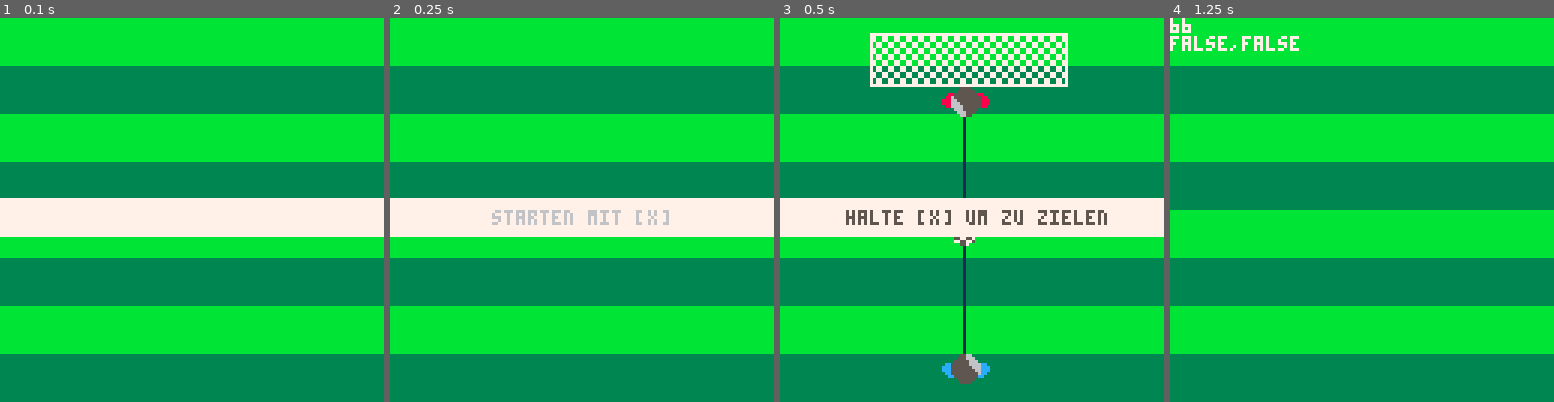
Above: before the commit, frames 1-4 (left to right).
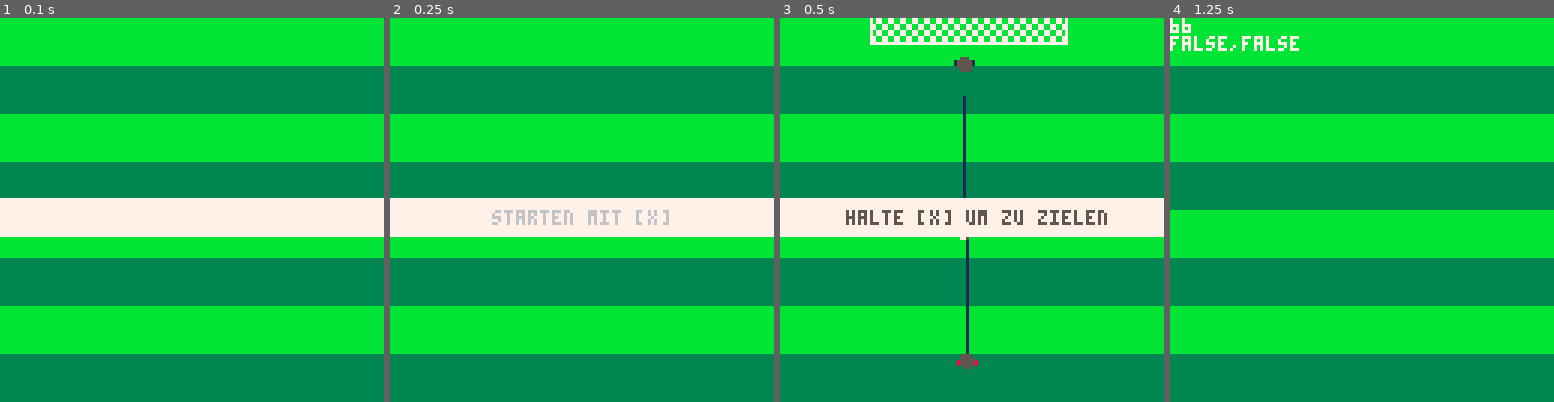
Above: after the commit, the same moments.

Repository: zothynine/torchance
Game: PICO-8 cartridge elfmeter.p8
The game is run twice, just before and just after one commit, with the same random seed, the same clock (stepped at 60 frames per second) and the same inputs.
Inputs:
- Up to frame 1 (0.1 s): no input
- Up to frame 2 (0.25 s): no input
- Up to frame 3 (0.5 s): tap X (X key) at 0.33 s
- Up to frame 4 (1.25 s): tap X (X key) at 1.07 s

Frames 1-2 are identical in both runs. In frame 3, 6.3% of the frame differs, in the area x 23-75%, y 0-96%; in frame 4, nothing differs.

Commit message:
Smaller ball smaller sprites

Diff:
--- a/elfmeter.p8
+++ b/elfmeter.p8
@@ -25,9 +25,9 @@
 
 function draw_goal_top()
 	fillp(0b0011001111001100.1)
-	rectfill(30,5,95,22,0x07)
+	rectfill(30,-1,95,8,0x07)
 	fillp()
-	rect(30,5,95,22,7)
+	rect(30,-1,95,8,7)
 end
 
 --juicyness
@@ -106,19 +106,19 @@
 function draw_aim()
 	cls()
 	draw_field()
-	--aiming line
-	line(aim_x-1,26,player.x+7,117,1)
 	--goal top
 	draw_goal_top()
+	--aiming line
+	line(aim_x-1,26,player.x+3,player.y+3,1)
 	--ball
 	fillp(4+8+64+128+ 	256+512+4096+8192)
-	circfill(61,71,4,0x57)
+	circfill(61,71,2,0x57)
 	fillp()
 	--player
-	spr(1,player.x,player.y,2,2)
-	pal(12,8)
+	spr(1,player.x,player.y,1,1)
+	pal(8,1)
 	--goalie
-	spr(1,54,20,2,2,1,1)
+	spr(1,49,2,2,2,1,1)
 	pal()
 
 	--show aiming hint
@@ -178,8 +178,8 @@
 	kicking = {}
 	aiming = {}
 	hint = {}
-	player.x = 54
-	player.y = 109
+	player.x = 59
+	player.y = 112
 	aiming.direction = -1
 	aiming.started = false
 	aiming.ended = false
@@ -195,19 +195,14 @@
 end
 
 __gfx__
+000000000555500000000000000000000000000000000000000000000000000000000000000000000000000000000000000000000000000033333333bbbbbbbb
+000000000555550000000000000000000000000000000000000000000000000000000000000000000000000000000000000000000000000033333333bbbbbbbb
+007007008555558000000000000000000000000000000000000000000000000000000000000000000000000000000000000000000000000033333333bbbbbbbb
+000770008555558000000000000000000000000000000000000000000000000000000000000000000000000000000000000000000000000033333333bbbbbbbb
+000770000055500000000000000000000000000000000000000000000000000000000000000000000000000000000000000000000000000033333333bbbbbbbb
+007007000000000000000000000000000000000000000000000000000000000000000000000000000000000000000000000000000000000033333333bbbbbbbb
 000000000000000000000000000000000000000000000000000000000000000000000000000000000000000000000000000000000000000033333333bbbbbbbb
 000000000000000000000000000000000000000000000000000000000000000000000000000000000000000000000000000000000000000033333333bbbbbbbb
-007007000000000000000000000000000000000000000000000000000000000000000000000000000000000000000000000000000000000033333333bbbbbbbb
-000770000000005566000000000000000000000000000000000000000000000000000000000000000000000000000000000000000000000033333333bbbbbbbb
-000770000000055566600000000000000000000000000000000000000000000000000000000000000000000000000000000000000000000033333333bbbbbbbb
-007007000000555556660000000000000000000000000000000000000000000000000000000000000000000000000000000000000000000033333333bbbbbbbb
-000000000cc5555556666cc0000000000000000000000000000000000000000000000000000000000000000000000000000000000000000033333333bbbbbbbb
-00000000ccc5555555666ccc000000000000000000000000000000000000000000000000000000000000000000000000000000000000000033333333bbbbbbbb
-00000000ccc5555555566ccc00000000000000000000000000000000000000000000000000000000000000000000000000000000000000000000000000000000
-000000000cc5555555556cc000000000000000000000000000000000000000000000000000000000000000000000000000000000000000000000000000000000
-0000000000cc55555555cc0000000000000000000000000000000000000000000000000000000000000000000000000000000000000000000000000000000000
-00000000000005555550000000000000000000000000000000000000000000000000000000000000000000000000000000000000000000000000000000000000
-00000000000000555500000000000000000000000000000000000000000000000000000000000000000000000000000000000000000000000000000000000000
 __map__
 0f0f0f0f0f0f0f0f0f0f0f0f0f0f0f0f00000000000000000000000000000000000000000000000000000000000000000000000000000000000000000000000000000000000000000000000000000000000000000000000000000000000000000000000000000000000000000000000000000000000000000000000000000000
 0f0f0f0f0f0f0f0f0f0f0f0f0f0f0f0f00000000000000000000000000000000000000000000000000000000000000000000000000000000000000000000000000000000000000000000000000000000000000000000000000000000000000000000000000000000000000000000000000000000000000000000000000000000
